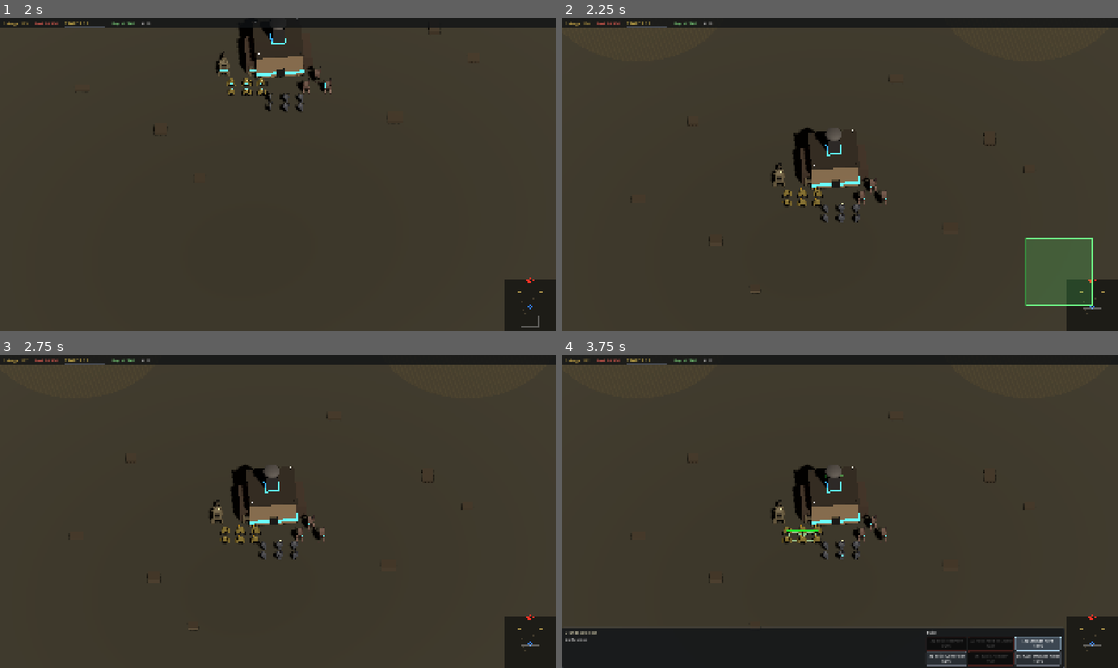
Above: before the commit, frames 1-4 (two rows, left to right).
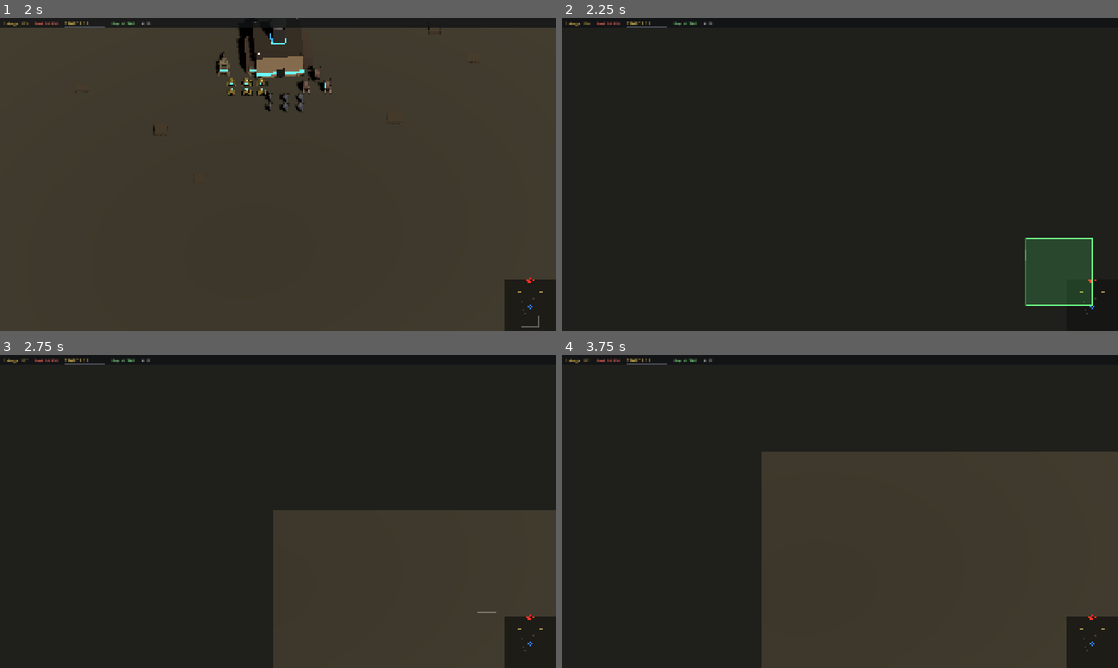
Above: after the commit, the same moments.

Repository: Alkhalim/DrossFront
Game: Godot game, scene res://scenes/main_menu.tscn
Two runs of this game, one before a commit and one after it. Both use one fixed random seed, a clock stepped at 60 frames per second and the inputs below.
Inputs (mouse positions are in pixels of both pictures, inside the frame that each line leads up to):
- Up to frame 1 (2 s): click "Play" at 0.5 s; click "Easy — Slow AI economy, light…" at 1.25 s
- Up to frame 2 (2.25 s): tap Enter at 2 s; drag from (1090, 305) to (895, 105) at 2.02 s
- Up to frame 3 (2.75 s): no input
- Up to frame 4 (3.75 s): drag from (728, 527) to (812, 574) at 2.77 s; click (1040, 642) at 3.5 s, where only the run before the commit has a clickable "[3] Salvage Yard 120S"

Frame 1 is identical in both runs. In frame 2, 94% of the frame differs, in the area x 0-100%, y 3-100%; in frame 3, 71%; in frame 4, 56%.

Commit message:
Mini-map drag-to-pan and progressive tutorial checklist
- Minimap now supports click AND drag — holding LMB while moving the
  cursor inside the minimap continuously snaps the camera to the
  pointed-at world position, so you can scrub across the battlefield.
  Click-only behavior still works for one-shot navigation.
- Tutorial overlay (shown when MatchSettings.tutorial_mode is true)
  changed from a static cheat sheet into a tasks checklist that ticks
  off as the player does each thing. Tasks: select a unit, issue a
  move, box-select multiple, attack-move, build a non-HQ building,
  train a unit, destroy any enemy. Completed tasks turn green with a
  ☑ glyph; the controls reference is condensed below the list.
- _check_tutorial_progress runs every frame, polling the selection /
  building groups / wreck list to advance task state. Safe when no
  overlay exists.

Co-Authored-By: Claude Opus 4.7 (1M context) <noreply@anthropic.com>

Diff:
--- a/scripts/hud.gd
+++ b/scripts/hud.gd
@@ -75,11 +75,27 @@
 		_build_tutorial_overlay()
 
 
+## Tutorial state — tracked per step so the checklist can tick off as the
+## player does each thing. Polled in _process when the overlay is visible.
+const TUTORIAL_TASKS: Array[Dictionary] = [
+	{ "id": "select_unit",       "label": "Click on one of your units (blue) to select it" },
+	{ "id": "issue_move",        "label": "Right-click on empty ground to move the selected unit" },
+	{ "id": "box_select",        "label": "Drag a box around multiple units to select them all" },
+	{ "id": "attack_move",       "label": "Press A then right-click to issue an attack-move" },
+	{ "id": "build_something",   "label": "With an engineer selected, press 1-7 and click to place a building" },
+	{ "id": "train_unit",        "label": "Click your foundry and press Q/W to train a unit" },
+	{ "id": "kill_enemy",        "label": "Destroy any enemy unit" },
+]
+
+var _tutorial_task_labels: Array = []  # Labels for ticking off
+var _tutorial_progress: Dictionary = {}  # task_id → completed bool
+
+
 func _build_tutorial_overlay() -> void:
 	var overlay := PanelContainer.new()
 	overlay.set_anchors_and_offsets_preset(Control.PRESET_CENTER_TOP)
-	overlay.position = Vector2(-260, 56)
-	overlay.custom_minimum_size = Vector2(520, 0)
+	overlay.position = Vector2(-280, 56)
+	overlay.custom_minimum_size = Vector2(560, 0)
 	overlay.process_mode = Node.PROCESS_MODE_ALWAYS
 	add_child(overlay)
 
@@ -88,48 +104,138 @@
 	overlay.add_child(inner)
 
 	var title := Label.new()
-	title.text = "Welcome, Commander"
+	title.text = "Tutorial — complete the tasks below"
 	title.add_theme_font_size_override("font_size", 20)
 	title.add_theme_color_override("font_color", Color(0.95, 0.92, 0.78, 1.0))
 	title.horizontal_alignment = HORIZONTAL_ALIGNMENT_CENTER
 	inner.add_child(title)
 
-	var lines: PackedStringArray = PackedStringArray([
-		"Left click  — select unit / building",
-		"Left drag   — box-select multiple units",
-		"Shift+click — add to selection",
-		"Right click — move / attack / assist",
-		"A then RMB  — attack-move",
-		"WASD / edge — pan camera, mouse wheel zooms",
-		"Ctrl+0..9   — assign control group, 0..9 to recall",
-		"Q W E       — train units (basic foundry / armory)",
-		"1..7        — place buildings (with engineer selected)",
-		"ESC         — pause (resume + volume + main menu)",
-		"",
-		"Goal: destroy the enemy headquarters across the map.",
-	])
-	for line: String in lines:
+	# The task checklist — built once, updated each frame by _check_tutorial_progress.
+	_tutorial_task_labels.clear()
+	_tutorial_progress.clear()
+	for task: Dictionary in TUTORIAL_TASKS:
 		var lbl := Label.new()
-		lbl.text = line
+		lbl.text = "  ☐  %s" % task["label"]
 		lbl.add_theme_font_size_override("font_size", 14)
 		lbl.add_theme_color_override("font_color", Color(0.85, 0.9, 0.95, 1.0))
 		inner.add_child(lbl)
-
-	var hint := Label.new()
-	hint.text = "Press TAB or click Dismiss to close"
-	hint.add_theme_font_size_override("font_size", 12)
-	hint.add_theme_color_override("font_color", Color(0.7, 0.85, 0.95, 1.0))
-	hint.horizontal_alignment = HORIZONTAL_ALIGNMENT_CENTER
-	inner.add_child(hint)
+		_tutorial_task_labels.append(lbl)
+		_tutorial_progress[task["id"]] = false
+
+	# Quick-reference controls under the checklist.
+	var sep := Control.new()
+	sep.custom_minimum_size = Vector2(0, 8)
+	inner.add_child(sep)
+	var ctrl_title := Label.new()
+	ctrl_title.text = "Controls"
+	ctrl_title.add_theme_font_size_override("font_size", 14)
+	ctrl_title.add_theme_color_override("font_color", Color(0.7, 0.85, 0.95, 1.0))
+	inner.add_child(ctrl_title)
+	for line: String in [
+		"  WASD / mouse edge — pan camera        Mouse wheel — zoom",
+		"  Ctrl+0..9 assign control group        0..9 recall group",
+		"  ESC pause / settings / main menu      TAB hide tutorial",
+	]:
+		var l := Label.new()
+		l.text = line
+		l.add_theme_font_size_override("font_size", 12)
+		l.add_theme_color_override("font_color", Color(0.7, 0.78, 0.85, 1.0))
+		inner.add_child(l)
 
 	var close_btn := Button.new()
 	close_btn.text = "Dismiss"
-	close_btn.custom_minimum_size = Vector2(120, 30)
+	close_btn.custom_minimum_size = Vector2(120, 28)
 	close_btn.pressed.connect(func() -> void: overlay.queue_free())
 	inner.add_child(close_btn)
 
 	# Cache so the TAB handler can free it.
 	set_meta("tutorial_overlay", overlay)
+
+
+func _check_tutorial_progress() -> void:
+	## Called from _process while the overlay is visible. Polls game state
+	## and ticks off completed tasks.
+	if not has_meta("tutorial_overlay"):
+		return
+	var overlay: Node = get_meta("tutorial_overlay")
+	if not is_instance_valid(overlay):
+		remove_meta("tutorial_overlay")
+		return
+	if not _selection_manager:
+		return
+
+	var units: Array[Unit] = _selection_manager.get_selected_units()
+
+	# Each task is independent — once done, stays done.
+	if not _tutorial_progress.get("select_unit", false) and units.size() >= 1:
+		_mark_task_done("select_unit")
+
+	if not _tutorial_progress.get("issue_move", false):
+		for u: Unit in units:
+			if is_instance_valid(u) and u.has_move_order:
+				_mark_task_done("issue_move")
+				break
+
+	if not _tutorial_progress.get("box_select", false) and units.size() >= 2:
+		_mark_task_done("box_select")
+
+	if not _tutorial_progress.get("attack_move", false):
+		for u: Unit in units:
+			if not is_instance_valid(u):
+				continue
+			var combat: Node = u.get_combat()
+			if combat and combat.get("attack_move_target") != Vector3.INF:
+				_mark_task_done("attack_move")
+				break
+
+	if not _tutorial_progress.get("build_something", false):
+		for node: Node in get_tree().get_nodes_in_group("buildings"):
+			if not is_instance_valid(node):
+				continue
+			if node.get("owner_id") == 0:
+				var bid: StringName = (node.get("stats") as Resource).get("building_id") if node.get("stats") else &""
+				# Headquarters spawns at game start so don't count it.
+				if bid != &"" and bid != &"headquarters":
+					_mark_task_done("build_something")
+					break
+
+	if not _tutorial_progress.get("train_unit", false):
+		for node: Node in get_tree().get_nodes_in_group("buildings"):
+			if not is_instance_valid(node):
+				continue
+			if node.get("owner_id") != 0:
+				continue
+			if node.has_method("get_queue_size") and node.get_queue_size() > 0:
+				_mark_task_done("train_unit")
+				break
+
+	if not _tutorial_progress.get("kill_enemy", false):
+		# Cheap proxy: any wreck with a salvage_value matching an AI unit.
+		# More directly, watch for a unit count drop on owner_id != 0 — but
+		# that requires storing previous counts. Use wreck-spawn instead.
+		# We can't easily distinguish wrecks here, so fall back to a simple
+		# "no enemy units alive that came from initial AI spawn" check —
+		# any wreck created during the match counts as a kill.
+		for w: Node in get_tree().get_nodes_in_group("wrecks"):
+			if is_instance_valid(w):
+				_mark_task_done("kill_enemy")
+				break
+
+
+func _mark_task_done(task_id: String) -> void:
+	if _tutorial_progress.get(task_id, false):
+		return
+	_tutorial_progress[task_id] = true
+	# Find the matching label and tick it.
+	for i: int in TUTORIAL_TASKS.size():
+		if TUTORIAL_TASKS[i].get("id") != task_id:
+			continue
+		if i < _tutorial_task_labels.size():
+			var lbl: Label = _tutorial_task_labels[i] as Label
+			if is_instance_valid(lbl):
+				lbl.text = "  ☑  %s" % TUTORIAL_TASKS[i].get("label")
+				lbl.add_theme_color_override("font_color", Color(0.55, 0.95, 0.55, 1.0))
+		break
 
 
 func _build_power_widget() -> void:
@@ -292,6 +398,7 @@
 	_update_resource_display()
 	_update_selection_display()
 	_update_button_affordability()
+	_check_tutorial_progress()
 
 
 ## --- Theme ---
--- a/scripts/minimap.gd
+++ b/scripts/minimap.gd
@@ -92,13 +92,24 @@
 	return Vector2(nx * map_size.x, nz * map_size.y)
 
 
+var _is_panning: bool = false
+
+
 func _gui_input(event: InputEvent) -> void:
-	# Click on minimap to move camera
+	# Click on minimap to move camera; drag to keep panning while LMB is held.
 	if event is InputEventMouseButton:
 		var mb: InputEventMouseButton = event as InputEventMouseButton
-		if mb.pressed and mb.button_index == MOUSE_BUTTON_LEFT:
-			_click_minimap(mb.position)
+		if mb.button_index == MOUSE_BUTTON_LEFT:
+			if mb.pressed:
+				_is_panning = true
+				_click_minimap(mb.position)
+			else:
+				_is_panning = false
 			get_viewport().set_input_as_handled()
+	elif event is InputEventMouseMotion and _is_panning:
+		var motion: InputEventMouseMotion = event as InputEventMouseMotion
+		_click_minimap(motion.position)
+		get_viewport().set_input_as_handled()
 
 
 func _click_minimap(local_pos: Vector2) -> void:
@@ -108,7 +119,9 @@
 	var world_z: float = (local_pos.y / map_size.y) * half_world * 2.0 - half_world
 
 	var cam: Camera3D = get_viewport().get_camera_3d()
-	if cam and cam.has_method("_ready"):
-		# Move camera pivot
-		cam.set("_target_pivot", Vector3(world_x, 0, world_z))
-		cam.set("_pivot", Vector3(world_x, 0, world_z))
+	if not cam:
+		return
+	# Set both pivots — _target_pivot drives the smooth lerp in RTSCamera
+	# and _pivot snaps the current position so clicks/drags feel responsive.
+	cam.set("_target_pivot", Vector3(world_x, 0, world_z))
+	cam.set("_pivot", Vector3(world_x, 0, world_z))
